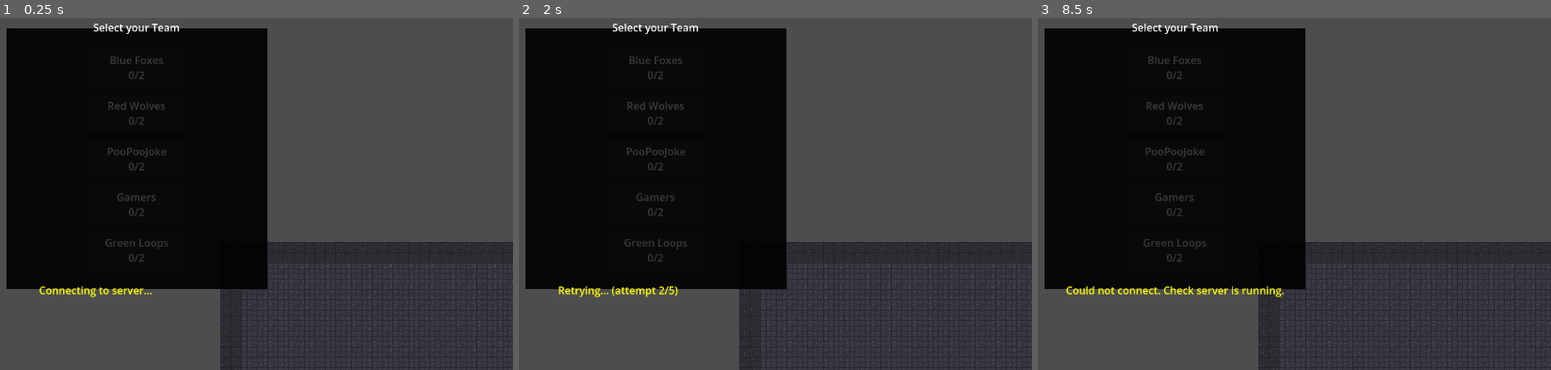
Above: before the commit, frames 1-3 (left to right).
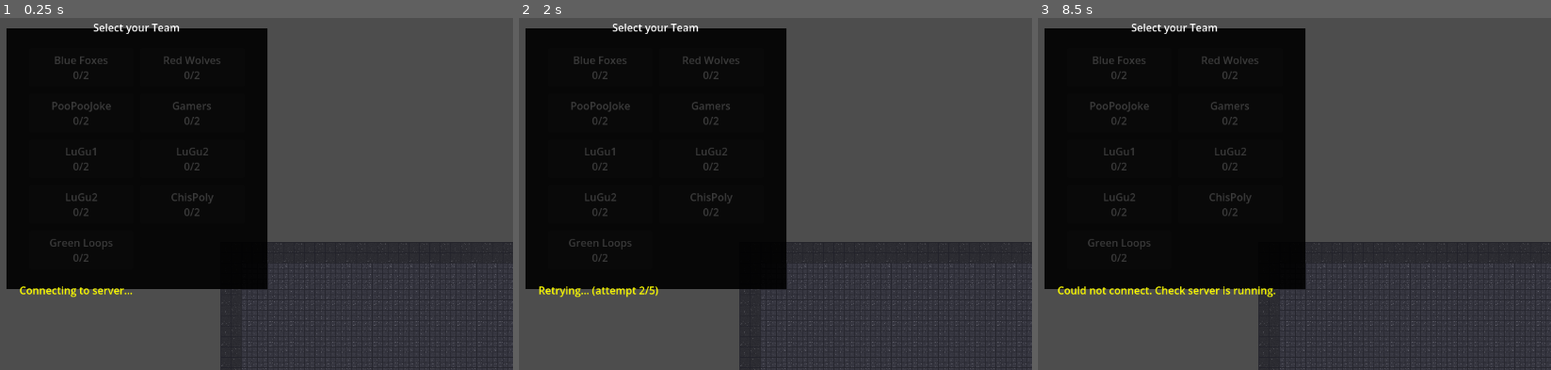
Above: after the commit, the same moments.

Repository: rgilpt/Dist_multiplayer
Game: Godot game, scene res://Scenes/Main.tscn
Two runs of this game, one before a commit and one after it. Both use one fixed random seed, a clock stepped at 60 frames per second and the inputs below. The engine's default icon, where the game draws it, is replaced by a stand-in: a white triangle on a blue panel in a dark square.
Inputs (mouse positions are in pixels of both pictures, inside the frame that each line leads up to):
- Up to frame 1 (0.25 s): no input
- Up to frame 2 (2 s): tap Enter at 0.5 s; move the mouse to (821, 137) at 0.52 s; press the mouse at (821, 137) at 0.53 s; hold D (p1_right) 0.53-1.28 s; tap Space at 1.25 s; move the mouse to (outside the picture) at 1.27 s; release the mouse at (outside the picture) at 1.28 s; hold S (p1_down) from 1.28 s (still down); click (outside the picture) at 1.35 s
- Up to frame 3 (8.5 s): tap Enter at 2, 3.5 s; move the mouse to (1248, 67) at 2.02 s; release S (p1_down) at 2.03 s; press the mouse at (1248, 67) at 2.03 s; hold D (p1_right) 2.03-2.78 s; tap Space at 2.75, 4.25 s; move the mouse to (1135, 243) at 2.77 s; release the mouse at (1135, 243) at 2.78 s; hold W (p1_up) 2.78-3.53 s; click (1135, 243) at 2.85 s; move the mouse to (1402, 222) at 3.52 s; press the mouse at (1402, 222) at 3.53 s; hold A (p1_left) 3.53-5.03 s; tap R (reload) at 4.15 s; move the mouse to (outside the picture) at 4.27 s; release the mouse at (outside the picture) at 4.28 s; click (outside the picture) at 4.35 s; move the mouse to (1212, 158) at 5.02 s; press the mouse at (1212, 158) at 5.03 s; hold S (p1_down) 5.03-5.78 s; move the mouse to (1063, 53) at 5.77 s; release the mouse at (1063, 53) at 5.78 s; hold D (p1_right) 5.78-6.53 s; click (1063, 53) at 5.85 s; move the mouse to (1340, 137) at 6.52 s; press the mouse at (1340, 137) at 6.53 s; hold W (p1_up) 6.53-7.28 s; move the mouse to (outside the picture) at 7.27 s; release the mouse at (outside the picture) at 7.28 s; hold D (p1_right) 7.28-8.03 s; click (outside the picture) at 7.35 s; move the mouse to (1248, 67) at 8.02 s; press the mouse at (1248, 67) at 8.03 s; hold S (p1_down) from 8.03 s (still down)

The runs differ from the first frame. In frame 1, 1.8% of the frame differs, in the area x 3-43%, y 10-80%; in frame 2, 1.9%; in frame 3, 2.3%, in the area x 3-48%, y 1-80%.

Commit message:
new teams P1

Diff:
--- a/JSON/teams.json
+++ b/JSON/teams.json
@@ -41,6 +41,46 @@
 	  "flag_image": "Assets/flag.png"
 	},
 	{
+	  "team_id": 6,
+	  "team_name": "LuGu1",
+	  "color": [1.0, 1.0, 1.0],
+	  "player1_sprite": "Assets/player.png",
+	  "player2_sprite": "Assets/player2.png",
+	  "player1_weapon": "Assets/weapon.png",
+	  "player2_weapon": "Assets/weapon3.png",
+	  "flag_image": "Assets/flagLuGu.png"
+	},
+	{
+	  "team_id": 7,
+	  "team_name": "LuGu2",
+	  "color": [1.0, 1.0, 1.0],
+	  "player1_sprite": "Assets/player.png",
+	  "player2_sprite": "Assets/player3.png",
+	  "player1_weapon": "Assets/weapon.png",
+	  "player2_weapon": "Assets/weapon3.png",
+	  "flag_image": "Assets/flagLuGu.png"
+	},
+	{
+	  "team_id": 8,
+	  "team_name": "LuGu2",
+	  "color": [1.0, 1.0, 1.0],
+	  "player1_sprite": "Assets/player2.png",
+	  "player2_sprite": "Assets/player3.png",
+	  "player1_weapon": "Assets/weapon.png",
+	  "player2_weapon": "Assets/weapon3.png",
+	  "flag_image": "Assets/flagLuGu.png"
+	},
+	{
+	  "team_id": 9,
+	  "team_name": "ChisPoly",
+	  "color": [1.0, 1.0, 1.0],
+	  "player1_sprite": "Assets/Christian_Player1.png",
+	  "player2_sprite": "Assets/Poly_Player.png",
+	  "player1_weapon": "Assets/Christian_Weapon.png",
+	  "player2_weapon": "Assets/Poly_weapon.png",
+	  "flag_image": "Assets/Poly_weapon3.png"
+	},
+	{
 	  "team_id": 4,
 	  "team_name": "Green Loops",
 	  "color": [0.3, 0.7, 0.3],
--- a/Scenes/team_select.tscn
+++ b/Scenes/team_select.tscn
@@ -32,7 +32,7 @@
 color = Color(0, 0, 0, 0.9019608)
 
 [node name="Content" type="VBoxContainer" parent="." unique_id=735543251]
-custom_minimum_size = Vector2(300, 200)
+custom_minimum_size = Vector2(360, 200)
 layout_mode = 1
 anchors_preset = 15
 anchor_right = 1.0
@@ -50,11 +50,13 @@
 size_flags_horizontal = 4
 text = "Select your Team"
 
-[node name="TeamList" type="VBoxContainer" parent="Content" unique_id=1114888538]
+[node name="TeamList" type="GridContainer" parent="Content" unique_id=1114888538]
 layout_mode = 2
+columns = 2
 size_flags_horizontal = 4
 size_flags_vertical = 3
-theme_override_constants/separation = 10
+theme_override_constants/h_separation = 10
+theme_override_constants/v_separation = 10
 
 [node name="Status" type="Label" parent="Content" unique_id=82347462]
 layout_mode = 2
--- a/Scripts/HomeZone.gd
+++ b/Scripts/HomeZone.gd
@@ -18,29 +18,35 @@
 func _physics_process(_delta: float) -> void:
 	if not multiplayer.is_server():
 		return
-	# Poll every frame so we don't miss the entry when position is set directly
+	var nm: Node = get_node_or_null("/root/Main/NetworkManager")
+	if nm == null or not nm.is_game_active:
+		return
 	for body in get_overlapping_bodies():
 		_try_score(body)
 
 func _on_body_entered(body: Node2D) -> void:
 	if not multiplayer.is_server():
 		return
+	var nm: Node = get_node_or_null("/root/Main/NetworkManager")
+	if nm == null or not nm.is_game_active:
+		return
 	if not body.is_in_group("player"):
 		return
-	var nm: Node = get_node("/root/Main/NetworkManager")
 	var player_team: int = nm.peer_teams.get(int(body.name), -1)
 	if player_team == team_id:
 		body.rpc_refill_ammo.rpc()
 	_try_score(body)
 
 func _try_score(body: Node2D) -> void:
-	if not body.is_in_group("player"):
+	if not is_instance_valid(body) or not body.is_in_group("player"):
 		return
 	var enemy_flag_team: int = body.carried_flag_team
 	if enemy_flag_team == -1 or enemy_flag_team == team_id:
 		return
 
-	var nm: Node = get_node("/root/Main/NetworkManager")
+	var nm: Node = get_node_or_null("/root/Main/NetworkManager")
+	if nm == null or not nm.is_game_active:
+		return
 	var player_team: int = nm.peer_teams.get(int(body.name), -1)
 	if player_team != team_id:
 		return
--- a/Scripts/NetworkManager.gd
+++ b/Scripts/NetworkManager.gd
@@ -610,6 +610,8 @@
 	for child in get_parent().get_children():
 		if child.is_in_group("home_zone") or child.is_in_group("ammo_drop"):
 			child.queue_free()
+	for bullet in get_tree().get_nodes_in_group("bullet"):
+		bullet.queue_free()
 	peer_teams.clear()
 	for tid in team_counts:
 		team_counts[tid] = 0
--- a/Scripts/Player.gd
+++ b/Scripts/Player.gd
@@ -178,6 +178,7 @@
 	bullet.direction = direction
 	bullet.rotation = direction.angle()
 	bullet.shooter_team = shooter_team
+	bullet.add_to_group("bullet")
 	get_tree().root.add_child(bullet)
 
 func _spawn_bullet(direction: Vector2) -> void:
@@ -187,7 +188,7 @@
 	bullet.direction = direction
 	bullet.rotation = direction.angle()
 	bullet.shooter_team = team_id
-	# Tint the visual bullet with this team's color
+	bullet.add_to_group("bullet")
 	var nm := get_node_or_null("/root/Main/NetworkManager")
 	if nm:
 		var cfg: Dictionary = nm._get_team_config(team_id)
@@ -205,6 +206,8 @@
 
 func take_damage(amount: int) -> void:
 	if not multiplayer.is_server() or _is_dead:
+		return
+	if _nm and not _nm.is_game_active:
 		return
 	health -= amount
 	health = max(health, 0)
--- a/Scripts/Weapon.gd
+++ b/Scripts/Weapon.gd
@@ -13,9 +13,12 @@
 func _on_area_2d_body_entered(body: Node2D) -> void:
 	if not multiplayer.is_server():
 		return
+	var nm := get_node_or_null("/root/Main/NetworkManager")
+	if nm == null or not nm.is_game_active:
+		queue_free()
+		return
 	if not body.is_in_group("player"):
 		return
-	# Ignore friendly fire
 	if body.team_id == shooter_team:
 		return
 	body.take_damage(25)
--- a/Scripts/team_select.gd
+++ b/Scripts/team_select.gd
@@ -1,7 +1,7 @@
 extends Control
 
 @onready var status_lbl: Label = $Content/Status
-@onready var btn_container: VBoxContainer = $Content/TeamList
+@onready var btn_container: GridContainer = $Content/TeamList
 @onready var title_lbl: Label = $Content/Label
 
 const AMMO_COOLDOWN: float = 40.0
@@ -68,7 +68,8 @@
 			printerr("teams.json: duplicate team_id %d — skipping '%s'" % [tid, tname])
 			continue
 		var btn := Button.new()
-		btn.custom_minimum_size = Vector2(150, 60)
+		btn.custom_minimum_size = Vector2(160, 60)
+		btn.size_flags_horizontal = Control.SIZE_EXPAND_FILL
 		btn.text = tname
 		if c_arr != null:
 			btn.modulate = Color(c_arr[0], c_arr[1], c_arr[2])
Binary file added: Assets/Christian_Player1.png
Not shown, added: Assets/Christian_Player1.png.import
Binary file added: Assets/Christian_Weapon.png
Not shown, added: Assets/Christian_Weapon.png.import
Binary file added: Assets/Christian_bullet.png
Not shown, added: Assets/Christian_bullet.png.import
Binary file added: Assets/Poly_Player.jpeg
Not shown, added: Assets/Poly_Player.jpeg.import
Binary file added: Assets/Poly_weapon.jpeg
Not shown, added: Assets/Poly_weapon.jpeg.import
Binary file added: Assets/bullet2.png
Not shown, added: Assets/bullet2.png.import
(and 60 more such lines)
